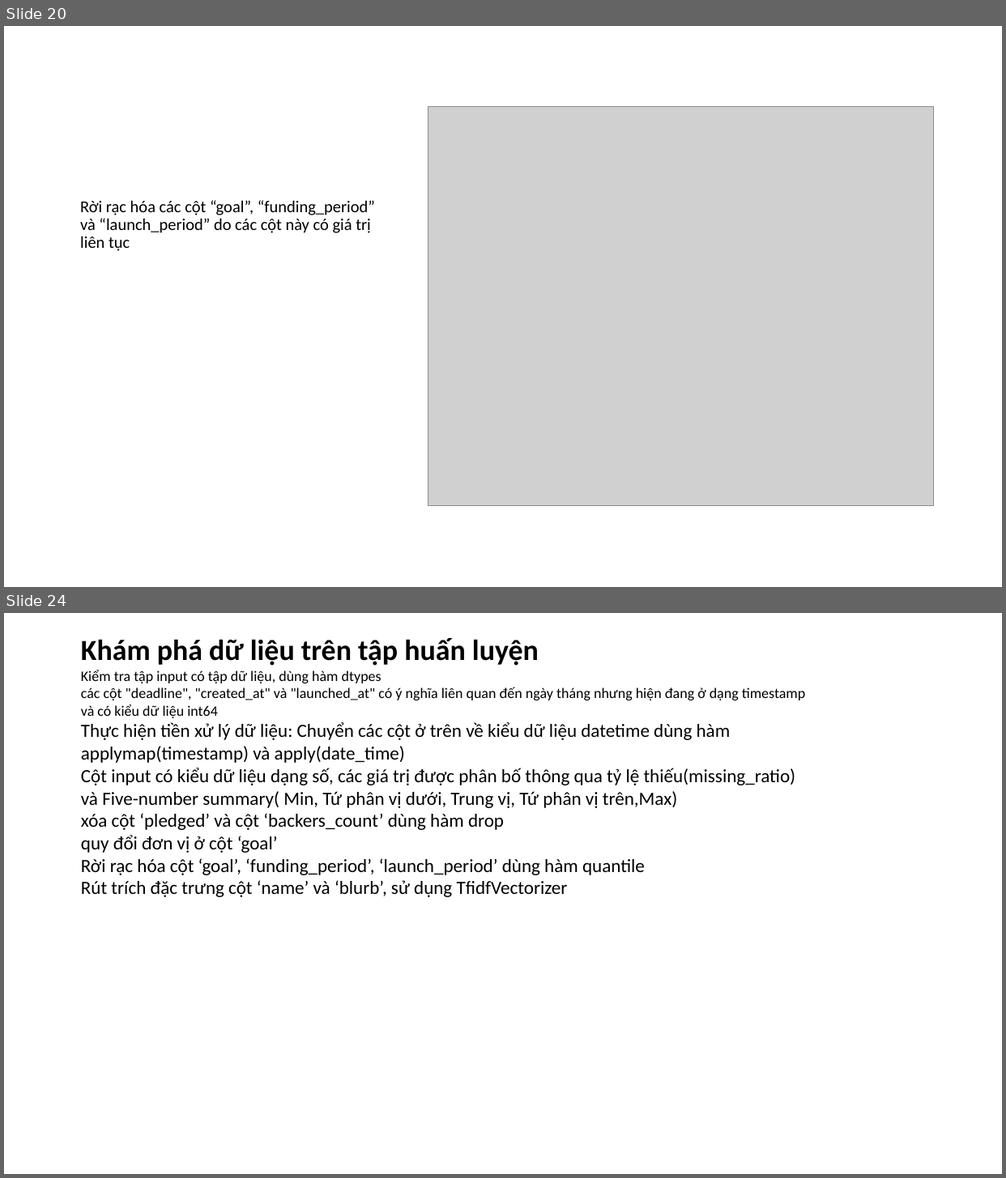
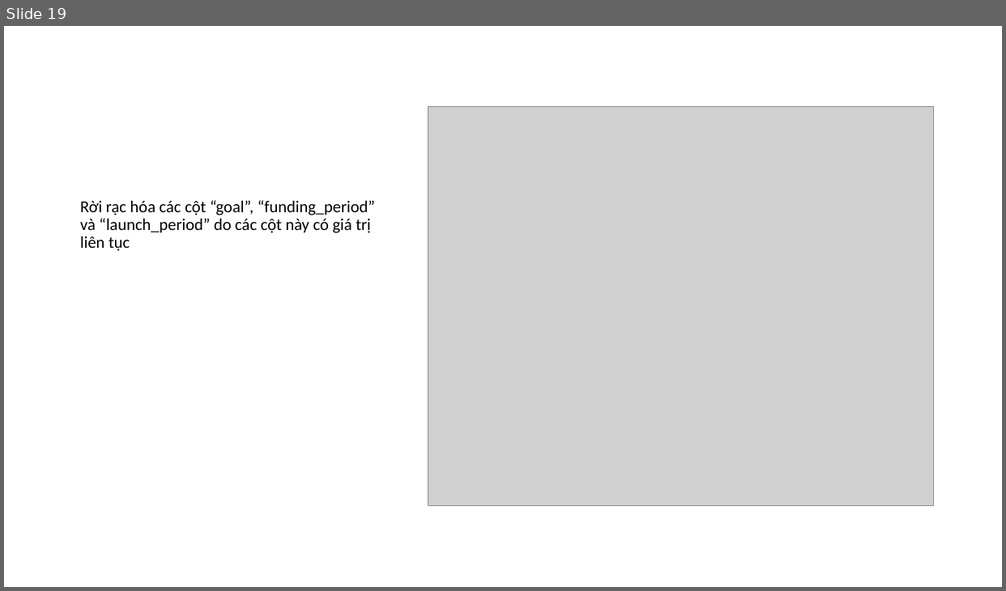
Before and after one commit to XQuyTran/DataScience_Project_HCMUS, a slide deck: presentation/Slide.pptx. Shown one above the other, each under a label of ours: slides 20 and 24 before the commit, slide 19 after it; the slides between them are not shown. The pictures are 1006x1178 and 1006x591 pixels, drawn with LibreOffice and Linux fonts; fonts in the diff are those of the drawing; grey boxes stand for pictures. Boxes give left, top, right and bottom in pixels: in the first picture for what was removed or moved away, otherwise in the second. Text is boxed around its words. In the diff, an @@ line names an element or a change of style, - is before the commit and + after.

```diff
--- a/presentation/Slide.pptx
+++ b/presentation/Slide.pptx
@@ slide 24 removed at [4, 613, 1002, 1174], background #FFFFFF @@
@@ text removed at [81, 638, 805, 897] @@
-Khám phá dữ liệu trên tập huấn luyện
-Kiểm tra tập input có tập dữ liệu, dùng hàm dtypes
-các cột "deadline", "created_at" và "launched_at" có ý nghĩa liên quan đến ngày tháng nhưng hiện đang ở dạng timestamp và có kiểu dữ liệu int64
-Thực hiện tiền xử lý dữ liệu: Chuyển các cột ở trên về kiểu dữ liệu datetime dùng hàm applymap(timestamp) và apply(date_time)
-Cột input có kiểu dữ liệu dạng số, các giá trị được phân bố thông qua tỷ lệ thiếu(missing_ratio) và Five-number summary( Min, Tứ phân vị dưới, Trung vị, Tứ phân vị trên,Max)
-xóa cột ‘pledged’ và cột ‘backers_count’ dùng hàm drop
-quy đổi đơn vị ở cột ‘goal’
-Rời rạc hóa cột ‘goal’, ‘funding_period’, ‘launch_period’ dùng hàm quantile
-Rút trích đặc trưng cột ‘name’ và ‘blurb’, sử dụng TfidfVectorizer
@@ what was slide 20 is now slide 19 @@
```
Also in this commit, not shown: 9 slides changed, 9 slides added, 4 other slides removed, 1 other file.
